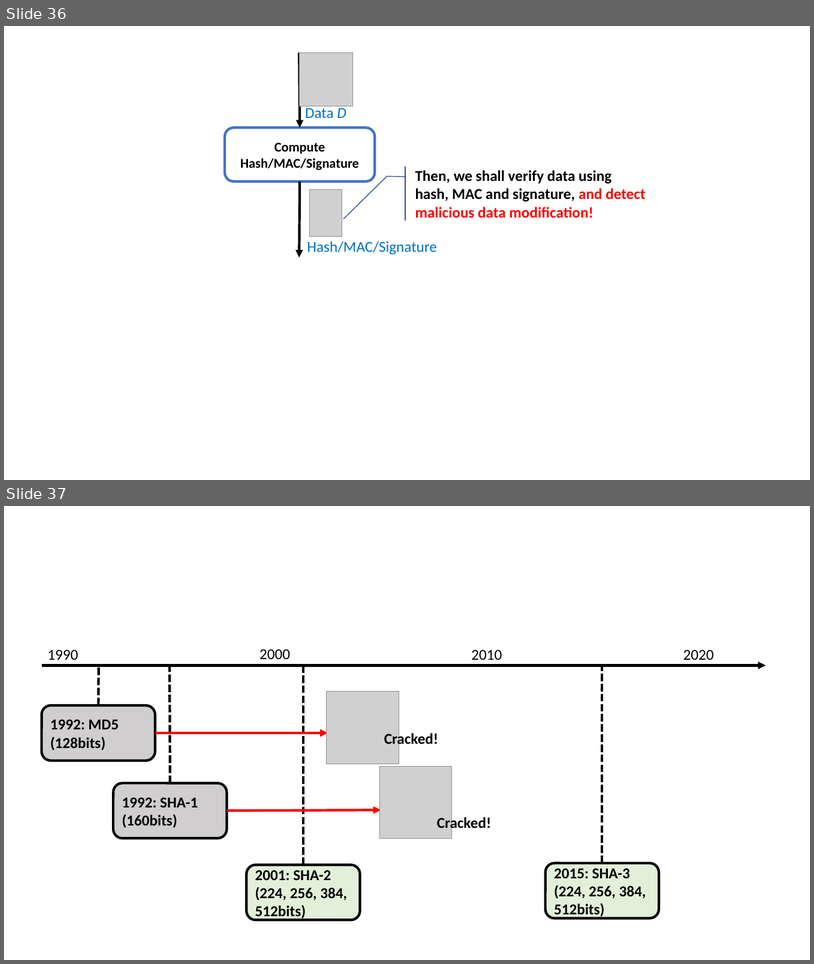
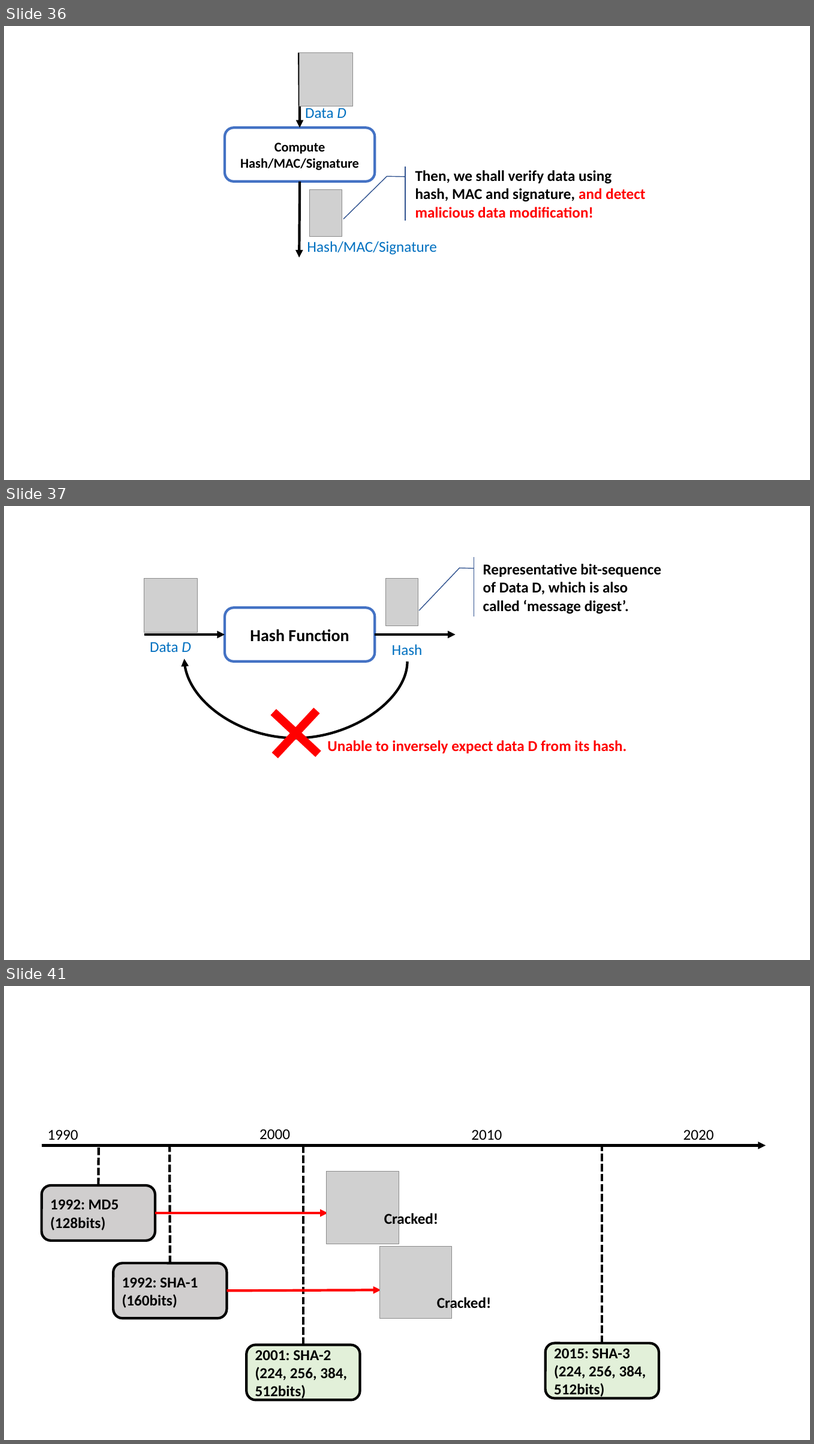
Before and after one commit to junkurihara/class-e2e_security_js, a slide deck: images.pptx. Shown one above the other, each under a label of ours: slides 36 and 37 before the commit, slides 36, 37 and 41 after it; the slides between them are not shown. The pictures are 814x964 and 814x1444 pixels, drawn with LibreOffice and Linux fonts; fonts in the diff are those of the drawing; grey boxes stand for pictures. Boxes give left, top, right and bottom in pixels: in the first picture for what was removed or moved away, otherwise in the second. Text is boxed around its words. In the diff, an @@ line names an element or a change of style, - is before the commit and + after.

```diff
--- a/images.pptx
+++ b/images.pptx
@@ slide 37 added at (x1=4, y1=506, x2=810, y2=960), background #FFFFFF @@
@@ accent callout added at (x1=477, y1=558, x2=670, y2=617), fill #FFFFFF, outline #325491 1 pt, 18 pt, text #000000, bold @@
+Representative bit-sequence of Data D, which is also called ‘message digest’.
@@ picture added at (x1=144, y1=579, x2=198, y2=633) @@
@@ picture added at (x1=386, y1=579, x2=419, y2=626) @@
@@ rounded rectangle added at (x1=225, y1=607, x2=375, y2=661), fill #FFFFFF, outline #4472C4 3 pt, 20 pt, text #000000, bold @@
+Hash Function
@@ arrow added from (144, 634) to (225, 634), #000000 3 pt @@
@@ text added at (x1=150, y1=642, x2=191, y2=652), 18 pt, text #0070C0 @@
+Data D
@@ arrow added from (375, 634) to (456, 634), #000000 3 pt @@
@@ text added at (x1=392, y1=644, x2=423, y2=655), 18 pt, text #0070C0 @@
+Hash
@@ curved arrow added from (408, 661) to (184, 658), #000000 3 pt @@
@@ plus added at (x1=254, y1=690, x2=339, y2=775), fill #FF0000, outline #FF0000 1 pt @@
@@ text added at (x1=327, y1=740, x2=627, y2=753), 18 pt, text #FF0000, bold @@
+Unable to inversely expect data D from its hash.
@@ what was slide 37 is now slide 41 @@
```
Also in this commit, not shown: 5 other slides added, 2 other files.
